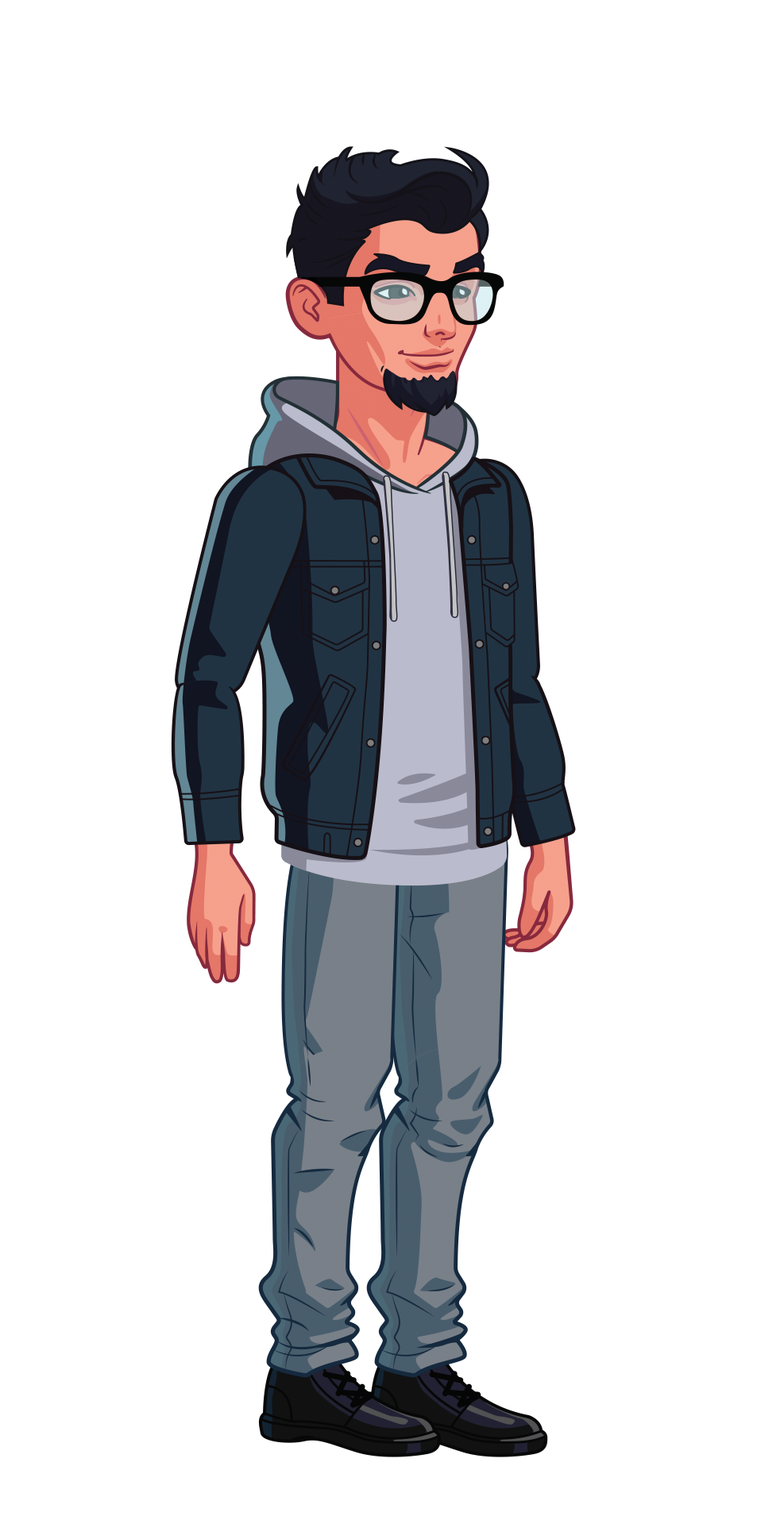
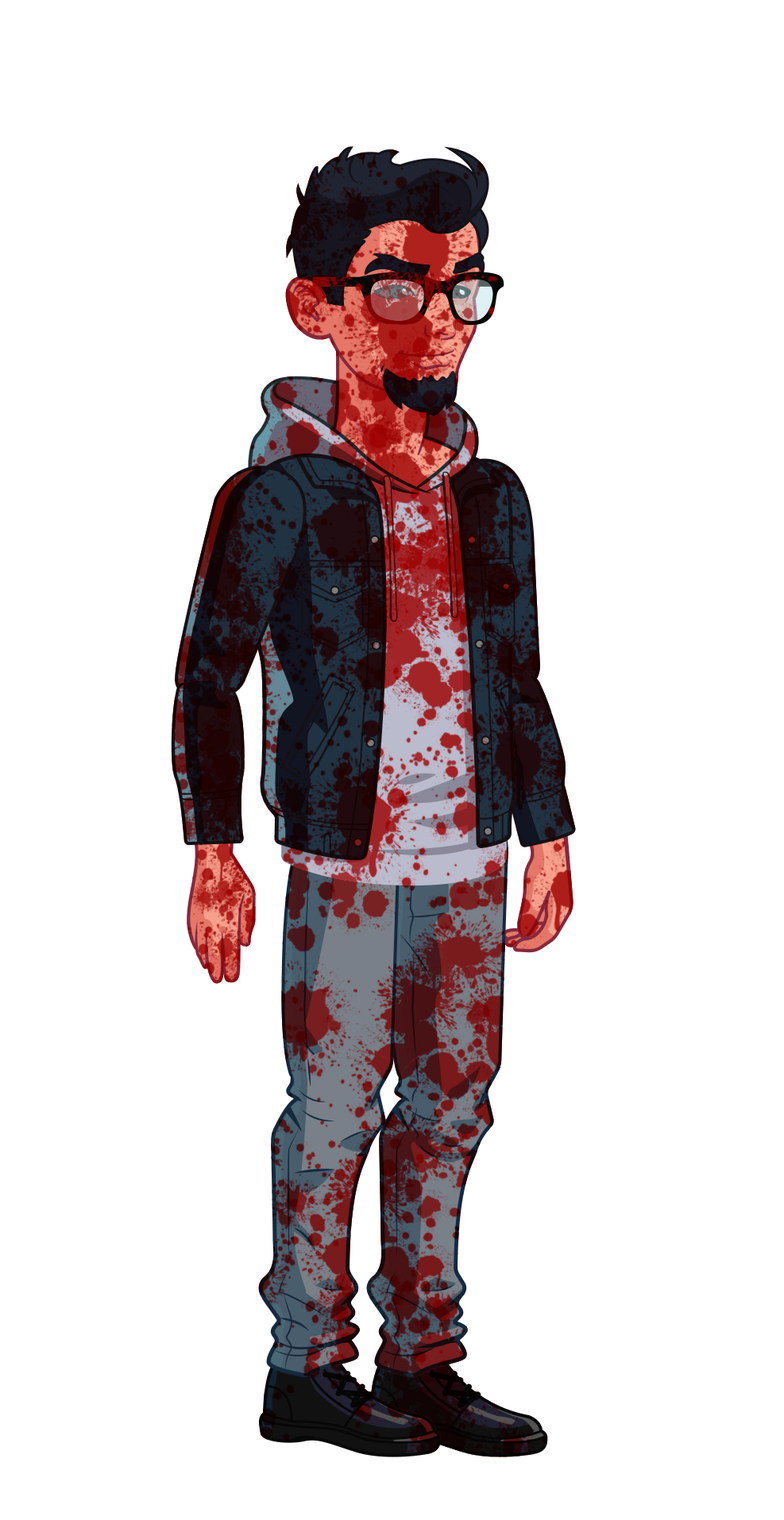
Revision of a layered 784px x 1520px image; what changed, layer by layer:
painted on "RightArm" over [left=170, top=679, right=245, bottom=846]
painted on "RightUpArm" over [left=174, top=465, right=307, bottom=699]
painted on "RightHand" over [left=186, top=828, right=256, bottom=984]
painted on "HairOn" over [left=313, top=267, right=330, bottom=275]
painted on "Glasses" over [left=300, top=271, right=502, bottom=326]
painted on "Hair" over [left=285, top=149, right=487, bottom=307]
painted on "[EYEBROWS]" over [left=372, top=251, right=484, bottom=277]
painted on "[BEARDS]" over [left=380, top=365, right=458, bottom=417]
painted on "[NOISES]" over [left=422, top=279, right=457, bottom=348]
painted on "Eyes7" over [left=346, top=270, right=474, bottom=316]
painted on "[LIPS]" over [left=397, top=341, right=455, bottom=374]
painted on "[HEAD]" over [left=285, top=169, right=483, bottom=401]
removed layer "BackofHair" over [left=293, top=256, right=315, bottom=283]
painted on "BaseBody" over [left=232, top=331, right=520, bottom=887]
painted on "RightLeg" over [left=246, top=1048, right=394, bottom=1378]
painted on "UpRightLeg" over [left=246, top=795, right=401, bottom=1095]
painted on "Shoe copy" over [left=258, top=1357, right=441, bottom=1457]
painted on "LeftLeg" over [left=354, top=1048, right=502, bottom=1378]
painted on "UpLeftLeg" over [left=354, top=795, right=509, bottom=1096]
painted on "Shoe" over [left=365, top=1357, right=548, bottom=1458]
painted on "LeftArm" over [left=474, top=663, right=576, bottom=848]
painted on "LeftUpArm" over [left=434, top=458, right=541, bottom=704]
painted on "LeftHand" over [left=501, top=830, right=574, bottom=953]
